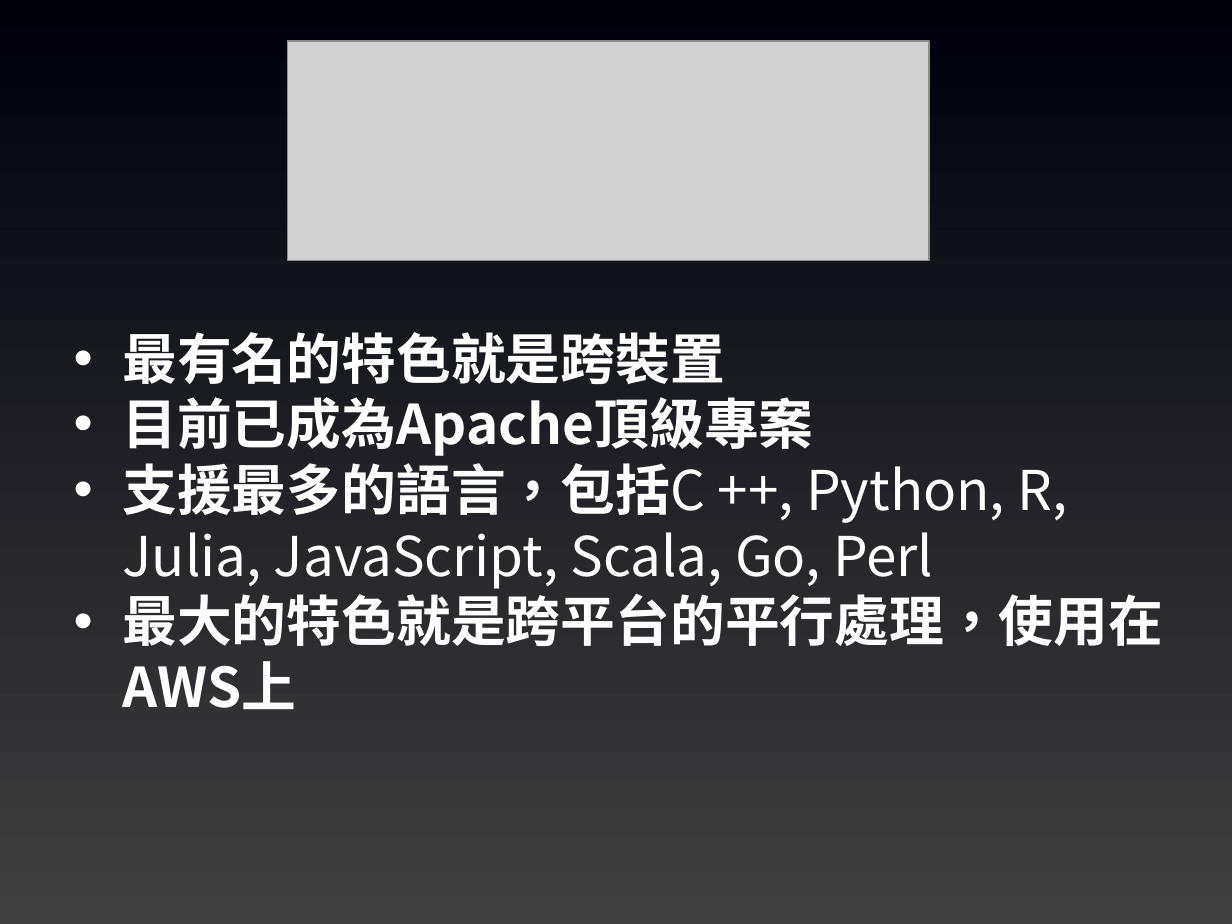
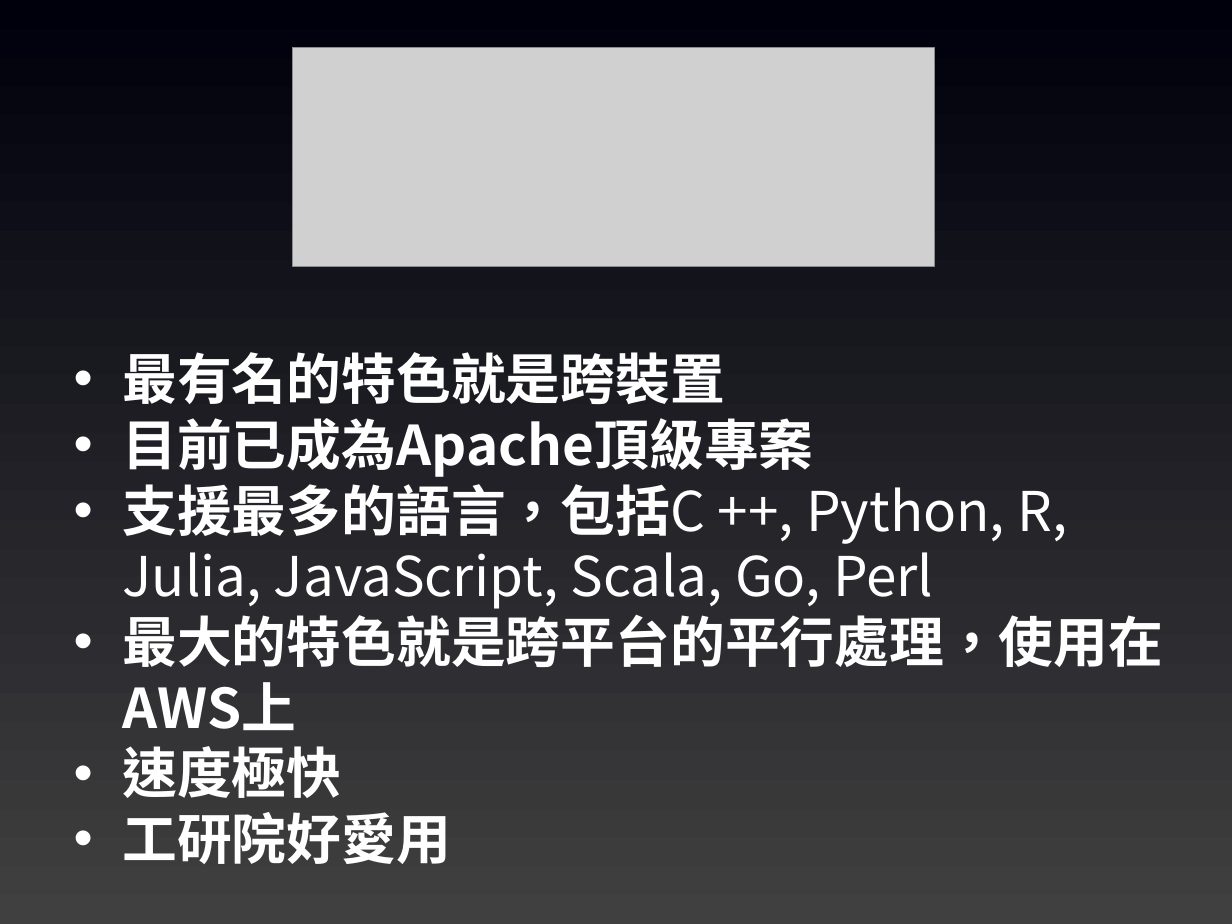
Before and after one commit to joshhu/cht_pytorch_201910, a slide deck: slide 15 of 00 - Pytorch環境介紹.pptx (slide 16 before the commit). Drawn at 1232x924 pixels with LibreOffice and Linux fonts; fonts in the diff are those of the drawing; grey boxes stand for pictures. Boxes give left, top, right and bottom in pixels: in the first picture for what was removed or moved away, otherwise in the second. Text is boxed around its words. In the diff, an @@ line names an element or a change of style, - is before the commit and + after.

```diff
--- a/00 - Pytorch環境介紹.pptx
+++ b/00 - Pytorch環境介紹.pptx
@@ picture: place and size @@
-picture at bbox=[287, 41, 929, 260]
+picture at bbox=[293, 48, 935, 267]
@@ text "最有名的特色就是跨裝置": place and size @@
-text "最有名的特色就是跨裝置" at bbox=[122, 332, 1163, 709]
+text "最有名的特色就是跨裝置" at bbox=[122, 352, 1163, 864]
@@ text at bbox=[122, 746, 451, 864]: paragraphs added @@
+• 速度極快
+• 工研院好愛用
```
Also in this commit, not shown: 8 other slides changed, 2 other files.
